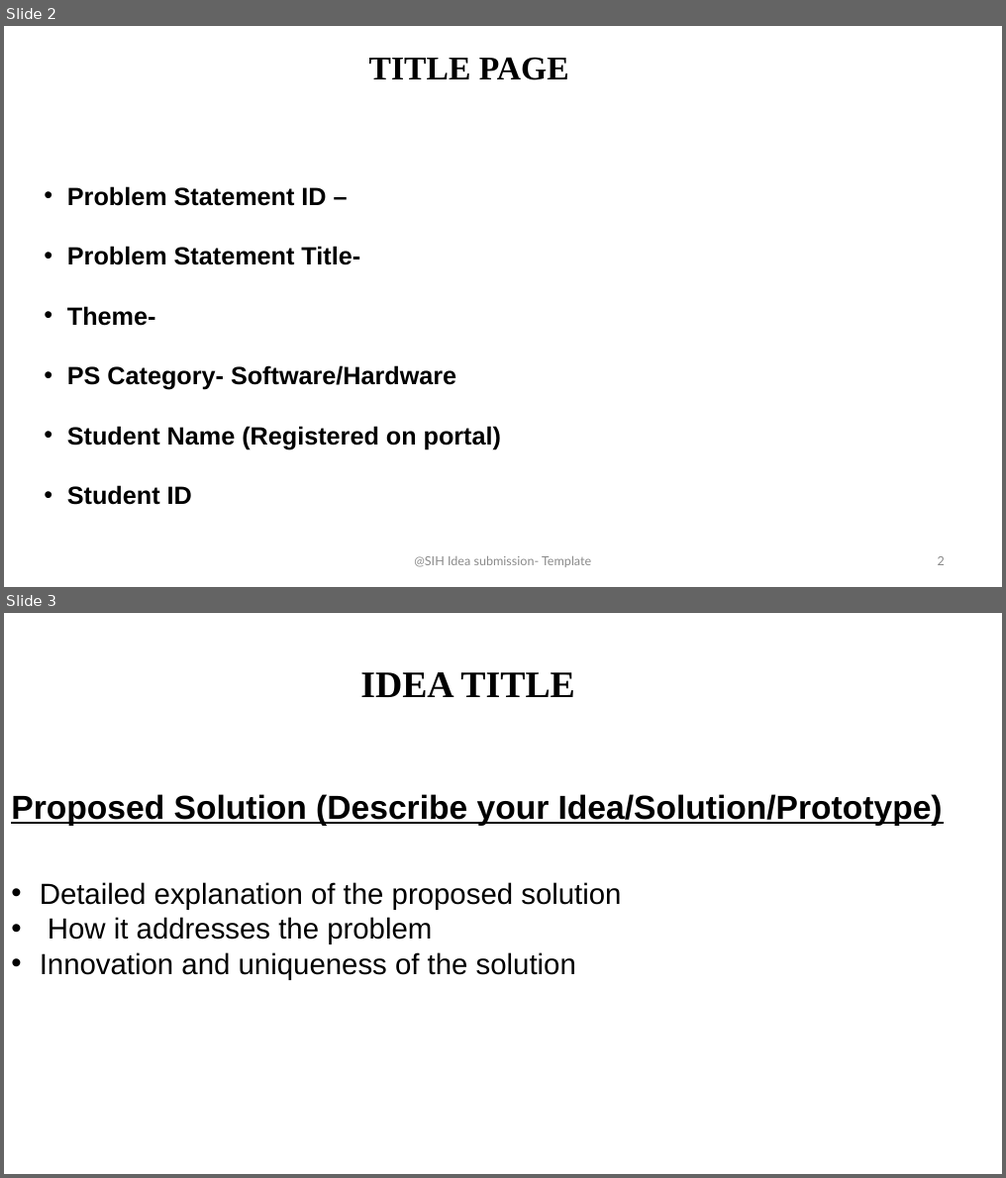
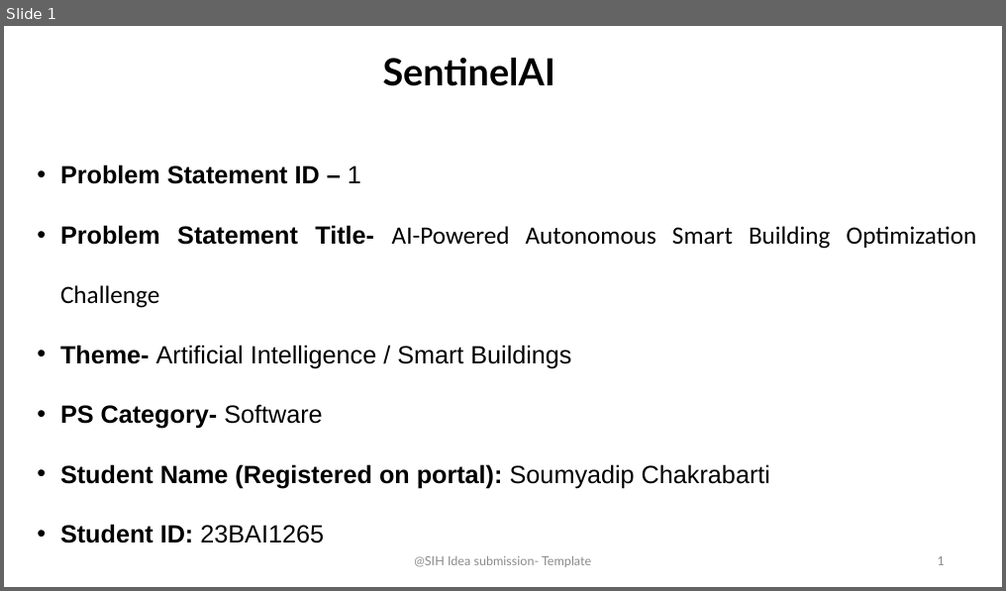
Before and after one commit to APEXPRE123207/Sentinel_BMS_AI, a slide deck: deliverables/SentinelAI_BMS_Presentation.pptx. Shown one above the other, each under a label of ours: slides 2 and 3 before the commit, slide 1 after it. The pictures are 1006x1178 and 1006x591 pixels, drawn with LibreOffice and Linux fonts; fonts in the diff are those of the drawing. Boxes give left, top, right and bottom in pixels: in the first picture for what was removed or moved away, otherwise in the second. Text is boxed around its words. In the diff, an @@ line names an element or a change of style, - is before the commit and + after.

```diff
--- a/deliverables/SentinelAI_BMS_Presentation.pptx
+++ b/deliverables/SentinelAI_BMS_Presentation.pptx
@@ slide 3 removed at <box>4,613,1002,1174</box>, background #FFFFFF @@
@@ title removed at <box>360,672,574,697</box> @@
-IDEA TITLE
@@ text removed at <box>11,794,943,980</box> @@
-Proposed Solution (Describe your Idea/Solution/Prototype)
-• Detailed explanation of the proposed solution
-• How it addresses the problem
-• Innovation and uniqueness of the solution
@@ what was slide 2 is now slide 1 @@
@@ slide 1 changed as well @@
@@ text at <box>383,58,555,86</box>: text changed; size 32 to 36 pt; font Times New Roman to Lato @@
-TITLE PAGE
+SentinelAI
@@ text at <box>60,165,977,544</box>: text changed; bold off @@
-• Problem Statement ID –
-• Problem Statement Title-
-• Theme-
-• PS Category- Software/Hardware
-• Student Name (Registered on portal)
-• Student ID
+• Problem Statement ID – 1
+• Problem Statement Title- AI-Powered Autonomous Smart Building Optimization Challenge
+• Theme- Artificial Intelligence / Smart Buildings
+• PS Category- Software
+• Student Name (Registered on portal): Soumyadip Chakrabarti
+• Student ID: 23BAI1265
@@ page number at <box>938,557,944,566</box>: text changed @@
-2
+1
```
Also in this commit, not shown: 2 other slides changed, 3 slides added, 3 other slides removed, 13 other files.
